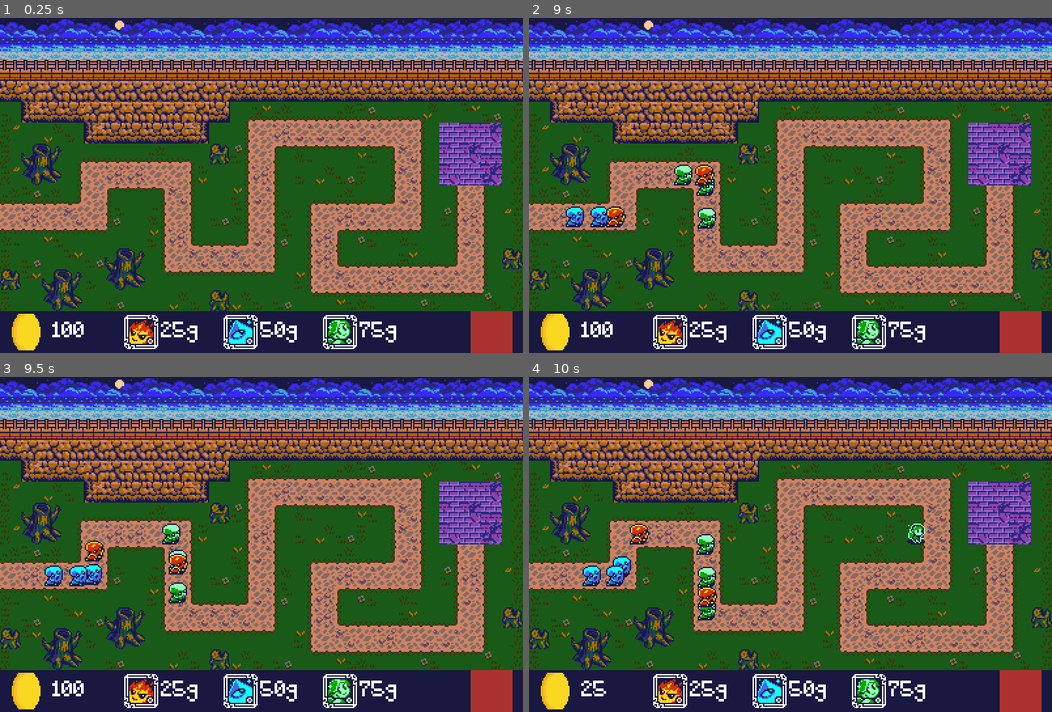
Above: before the commit, frames 1-4 (two rows, left to right).
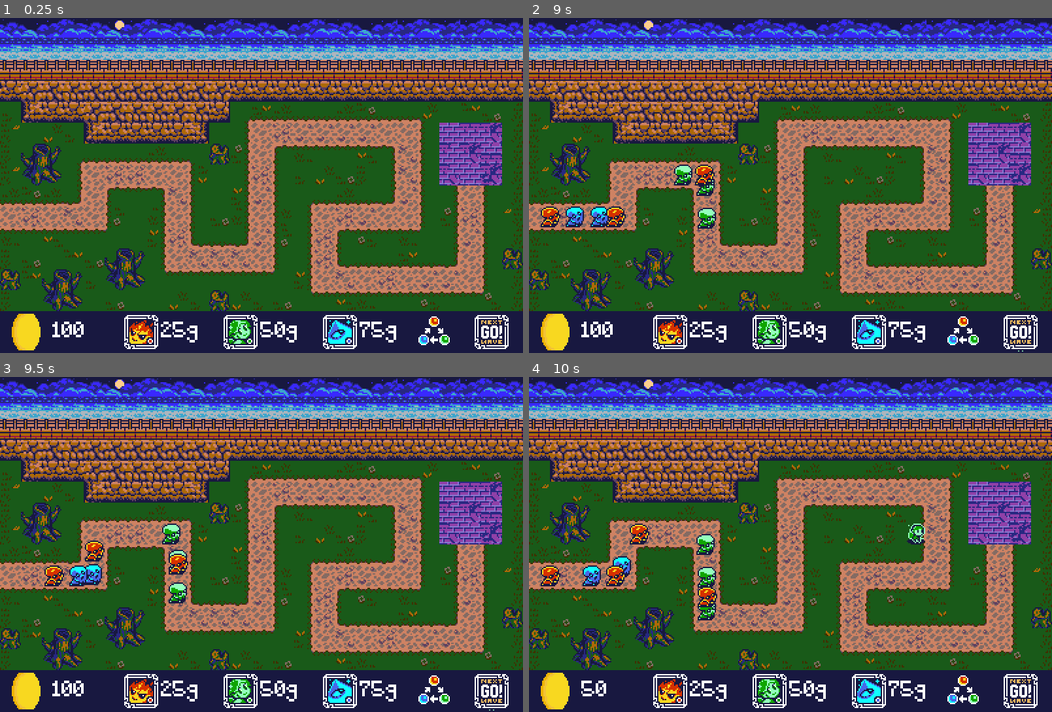
Above: after the commit, the same moments.

Repository: jake6724/tower_defense_jam
Game: Godot game, scene res://scenes/Main.tscn
Two runs of this game, one before a commit and one after it. Both use one fixed random seed, a clock stepped at 60 frames per second and the inputs below.
Inputs (mouse positions are in pixels of both pictures, inside the frame that each line leads up to; where the layout moved, square brackets give the same spot in the first picture):
- Up to frame 1 (0.25 s): no input
- Up to frame 2 (9 s): click (769, 332) [868, 332] at 0.5 s; click (1020, 332) at 1.25 s; click (670, 332) at 2 s; click (868, 332) [769, 332] at 2.75 s; click (670, 332) at 3.5 s; click (868, 332) [769, 332] at 4.25 s; click (769, 332) [868, 332] at 5 s; click (1020, 332) at 5.75 s; click (670, 332) at 6.5 s; click (868, 332) [769, 332] at 7.25 s; click (769, 332) [868, 332] at 8 s; click (1020, 332) at 8.75 s
- Up to frame 3 (9.5 s): no input
- Up to frame 4 (10 s): move the mouse to (905, 527) at 9.52 s; click (905, 527) at 9.6 s

The runs differ from the first frame. In frame 1, 1.7% of the frame differs, in the area x 43-98%, y 87-100%; in frame 2, 1.9%; in frame 3, 1.9%; in frame 4, 2.1%, in the area x 2-98%, y 56-100%.
Error before the commit: Invalid access to property or key 'data' on a base object of type 'Nil'. (res://scripts/enemies/enemy_spawner.gd:35)

Commit message:
Refactor project

Diff:
--- /dev/null
+++ b/data/towers/earth.tres
@@ -0,0 +1,12 @@
+[gd_resource type="Resource" script_class="TowerData" load_steps=2 format=3 uid="uid://dscca5hkneedb"]
+
+[ext_resource type="Script" uid="uid://v7b6nq74b314" path="res://scripts/towers/tower_data.gd" id="1_7skyr"]
+
+[resource]
+script = ExtResource("1_7skyr")
+element = 2
+damage = 50.0
+speed = 0.66
+attack_range = 55.0
+num_targets = 1
+metadata/_custom_type_script = "uid://v7b6nq74b314"
--- /dev/null
+++ b/data/towers/fire.tres
@@ -0,0 +1,12 @@
+[gd_resource type="Resource" script_class="TowerData" load_steps=2 format=3 uid="uid://dmqkrjnii0xbf"]
+
+[ext_resource type="Script" uid="uid://v7b6nq74b314" path="res://scripts/towers/tower_data.gd" id="1_1uxtb"]
+
+[resource]
+script = ExtResource("1_1uxtb")
+element = 0
+damage = 25.0
+speed = 0.33
+attack_range = 55.0
+num_targets = 1
+metadata/_custom_type_script = "uid://v7b6nq74b314"
--- /dev/null
+++ b/data/towers/water.tres
@@ -0,0 +1,12 @@
+[gd_resource type="Resource" script_class="TowerData" load_steps=2 format=3 uid="uid://bplk0h2miw0yo"]
+
+[ext_resource type="Script" uid="uid://v7b6nq74b314" path="res://scripts/towers/tower_data.gd" id="1_fc8g7"]
+
+[resource]
+script = ExtResource("1_fc8g7")
+element = 1
+damage = 9.0
+speed = 0.11
+attack_range = 55.0
+num_targets = 1
+metadata/_custom_type_script = "uid://v7b6nq74b314"
--- /dev/null
+++ b/data/waves/level_1_wave_3.tres
@@ -0,0 +1,8 @@
+[gd_resource type="Resource" script_class="Wave" load_steps=2 format=3 uid="uid://bgg0injkcub8g"]
+
+[ext_resource type="Script" uid="uid://cskry1sw3vqba" path="res://scripts/level/wave.gd" id="1_tkl00"]
+
+[resource]
+script = ExtResource("1_tkl00")
+data = Array[int]([0, 0, 0, 1, 0, 0, 0, 0, 0, 0])
+metadata/_custom_type_script = "uid://cskry1sw3vqba"
--- a/project.godot
+++ b/project.godot
@@ -24,8 +24,10 @@
 
 window/size/viewport_width=400
 window/size/viewport_height=256
+window/size/mode=3
 window/stretch/mode="viewport"
 window/stretch/scale_mode="integer"
+mouse_cursor/custom_image="uid://d0ggh0ipjxkie"
 window/snap/snap_2d_vertices_to_pixel=false
 window/snap/snap_2d_transforms_to_pixel=false
 
--- a/scenes/level/LevelEnvironmentOne.tscn
+++ b/scenes/level/LevelEnvironmentOne.tscn
@@ -7,6 +7,7 @@
 [ext_resource type="Script" uid="uid://cy2dgc1h1mhqd" path="res://scripts/level/waypoint_manager.gd" id="3_grsr5"]
 [ext_resource type="PackedScene" uid="uid://deixtoq82gyis" path="res://scenes/level/Waypoint.tscn" id="4_kqnko"]
 [ext_resource type="Resource" uid="uid://cn1dq2xibety7" path="res://data/waves/level_1_wave_2.tres" id="4_vykbn"]
+[ext_resource type="Resource" uid="uid://bgg0injkcub8g" path="res://data/waves/level_1_wave_3.tres" id="5_vykbn"]
 
 [sub_resource type="TileSetAtlasSource" id="TileSetAtlasSource_ylovj"]
 texture = ExtResource("2_ylovj")
@@ -1039,13 +1040,15 @@
 sources/0 = SubResource("TileSetAtlasSource_ylovj")
 
 [node name="LevelEnvironmentOne" type="Node2D"]
+z_index = -1
 script = ExtResource("1_c2pc5")
-waves = Array[ExtResource("2_dl2pb")]([ExtResource("2_grsr5"), ExtResource("4_vykbn")])
+waves = Array[ExtResource("2_dl2pb")]([ExtResource("2_grsr5"), ExtResource("4_vykbn"), ExtResource("5_vykbn")])
 
 [node name="TileMapLayer" type="TileMapLayer" parent="."]
 texture_filter = 1
 tile_map_data = PackedByteArray("AAAAAAAAAAAHAAAAAAABAAAAAAAIAAAAAAACAAAAAAAJAAAAAAADAAAAAAAKAAAAAAAEAAAAAAAHAAAAAAAFAA …(5568 unchanged characters)…
 tile_set = SubResource("TileSet_grsr5")
+collision_enabled = false
 
 [node name="WaypointManager" type="Node2D" parent="."]
 script = ExtResource("3_grsr5")
--- a/scenes/player/TowerMenu.tscn
+++ b/scenes/player/TowerMenu.tscn
@@ -6,7 +6,8 @@
 [ext_resource type="Texture2D" uid="uid://ducm8wc7gd0vx" path="res://assets/art/sprites/spr_ui_tower_fire.png" id="3_5nani"]
 [ext_resource type="Texture2D" uid="uid://c3lb7onbbfx5u" path="res://assets/art/sprites/spr_ui_tower_ice.png" id="4_jtt2a"]
 [ext_resource type="Texture2D" uid="uid://qaa0yn4cxbck" path="res://assets/art/sprites/spr_ui_tower_earth.png" id="5_f7nwt"]
-[ext_resource type="Texture2D" uid="uid://bvyt6e23jn6pg" path="res://assets/placeholders/go_button_placeholder.png" id="7_l5xp1"]
+[ext_resource type="Texture2D" uid="uid://b8wt5ykepyrjo" path="res://assets/art/sprites/spr_ui_triangle.png" id="7_0avqp"]
+[ext_resource type="Texture2D" uid="uid://bod2y1cmadsde" path="res://assets/art/sprites/spr_ui_wavebutton.png" id="8_0avqp"]
 
 [node name="TowerMenu" type="Control"]
 layout_mode = 3
@@ -15,6 +16,7 @@
 anchor_bottom = 1.0
 grow_horizontal = 2
 grow_vertical = 2
+mouse_filter = 2
 script = ExtResource("1_vis4n")
 metadata/_custom_type_script = "uid://dhbvh3ym8unk4"
 
@@ -75,6 +77,26 @@
 theme_override_fonts/font = ExtResource("2_y6gfl")
 text = "25g"
 
+[node name="Earth" type="HBoxContainer" parent="MarginContainer/HBoxContainer"]
+layout_mode = 2
+size_flags_horizontal = 4
+size_flags_vertical = 8
+mouse_filter = 2
+theme_override_constants/separation = -1
+
+[node name="EarthButton" type="TextureButton" parent="MarginContainer/HBoxContainer/Earth"]
+texture_filter = 1
+layout_mode = 2
+size_flags_horizontal = 4
+size_flags_vertical = 4
+texture_normal = ExtResource("5_f7nwt")
+
+[node name="Label" type="Label" parent="MarginContainer/HBoxContainer/Earth"]
+texture_filter = 1
+layout_mode = 2
+theme_override_fonts/font = ExtResource("2_y6gfl")
+text = "50g"
+
 [node name="Water" type="HBoxContainer" parent="MarginContainer/HBoxContainer"]
 layout_mode = 2
 size_flags_horizontal = 4
@@ -93,30 +115,21 @@
 texture_filter = 1
 layout_mode = 2
 theme_override_fonts/font = ExtResource("2_y6gfl")
-text = "50g"
+text = "75g"
 
-[node name="Earth" type="HBoxContainer" parent="MarginContainer/HBoxContainer"]
+[node name="HBoxContainer2" type="HBoxContainer" parent="MarginContainer"]
 layout_mode = 2
-size_flags_horizontal = 4
-size_flags_vertical = 8
+size_flags_horizontal = 8
 mouse_filter = 2
-theme_override_constants/separation = -1
+theme_override_constants/separation = 12
 
-[node name="EarthButton" type="TextureButton" parent="MarginContainer/HBoxContainer/Earth"]
+[node name="ElementGuide" type="TextureRect" parent="MarginContainer/HBoxContainer2"]
 texture_filter = 1
 layout_mode = 2
-size_flags_horizontal = 4
-size_flags_vertical = 4
-texture_normal = ExtResource("5_f7nwt")
+texture = ExtResource("7_0avqp")
 
-[node name="Label" type="Label" parent="MarginContainer/HBoxContainer/Earth"]
-texture_filter = 1
-layout_mode = 2
-theme_override_fonts/font = ExtResource("2_y6gfl")
-text = "75g"
-
-[node name="WaveButton" type="TextureButton" parent="MarginContainer"]
+[node name="WaveButton" type="TextureButton" parent="MarginContainer/HBoxContainer2"]
 texture_filter = 1
 layout_mode = 2
 size_flags_horizontal = 8
-texture_normal = ExtResource("7_l5xp1")
+texture_normal = ExtResource("8_0avqp")
--- a/scenes/towers/EarthTower.tscn
+++ b/scenes/towers/EarthTower.tscn
@@ -1,7 +1,10 @@
-[gd_scene load_steps=7 format=3 uid="uid://fbdpqm6a86de"]
+[gd_scene load_steps=9 format=3 uid="uid://fbdpqm6a86de"]
 
-[ext_resource type="Script" uid="uid://2cbqjtg2g3gj" path="res://scripts/towers/earth_tower.gd" id="1_kuede"]
+[ext_resource type="Script" uid="uid://1v42jjyvr5ed" path="res://scripts/towers/tower.gd" id="1_nus1c"]
 [ext_resource type="Texture2D" uid="uid://dh30ocxr6uk5n" path="res://assets/art/sprites/spr_tower_earth_idle.png" id="2_nus1c"]
+[ext_resource type="Resource" uid="uid://dscca5hkneedb" path="res://data/towers/earth.tres" id="2_tncdu"]
+
+[sub_resource type="CircleShape2D" id="CircleShape2D_xdyxa"]
 
 [sub_resource type="CircleShape2D" id="CircleShape2D_tncdu"]
 radius = 10.4403
@@ -117,8 +120,16 @@
 }
 
 [node name="EarthTower" type="Node2D"]
-script = ExtResource("1_kuede")
-metadata/_custom_type_script = "uid://2cbqjtg2g3gj"
+script = ExtResource("1_nus1c")
+tower_data = ExtResource("2_tncdu")
+metadata/_custom_type_script = "uid://1v42jjyvr5ed"
+
+[node name="TransformArea" type="Area2D" parent="."]
+unique_name_in_owner = true
+
+[node name="CollisionShape2D" type="CollisionShape2D" parent="TransformArea"]
+position = Vector2(8, 8)
+shape = SubResource("CircleShape2D_xdyxa")
 
 [node name="Sprite2D" type="Sprite2D" parent="."]
 texture_filter = 1
--- a/scenes/towers/FireTower.tscn
+++ b/scenes/towers/FireTower.tscn
@@ -1,7 +1,10 @@
-[gd_scene load_steps=7 format=3 uid="uid://mfpy8qxjx58x"]
+[gd_scene load_steps=9 format=3 uid="uid://mfpy8qxjx58x"]
 
-[ext_resource type="Script" uid="uid://bovy1ah2pivrm" path="res://scripts/towers/fire_tower.gd" id="1_8vcdi"]
+[ext_resource type="Script" uid="uid://1v42jjyvr5ed" path="res://scripts/towers/tower.gd" id="1_53w0b"]
+[ext_resource type="Resource" uid="uid://dmqkrjnii0xbf" path="res://data/towers/fire.tres" id="2_53w0b"]
 [ext_resource type="Texture2D" uid="uid://c3em678h7o11n" path="res://assets/art/sprites/spr_tower_fire_idle.png" id="2_bfb4r"]
+
+[sub_resource type="CircleShape2D" id="CircleShape2D_bfb4r"]
 
 [sub_resource type="CircleShape2D" id="CircleShape2D_53w0b"]
 radius = 10.4403
@@ -118,8 +121,16 @@
 
 [node name="FireTower" type="Node2D"]
 z_index = 1
-script = ExtResource("1_8vcdi")
-metadata/_custom_type_script = "uid://bovy1ah2pivrm"
+script = ExtResource("1_53w0b")
+tower_data = ExtResource("2_53w0b")
+metadata/_custom_type_script = "uid://1v42jjyvr5ed"
+
+[node name="TransformArea" type="Area2D" parent="."]
+unique_name_in_owner = true
+
+[node name="CollisionShape2D" type="CollisionShape2D" parent="TransformArea"]
+position = Vector2(8, 8)
+shape = SubResource("CircleShape2D_bfb4r")
 
 [node name="Sprite2D" type="Sprite2D" parent="."]
 texture_filter = 1
@@ -129,11 +140,13 @@
 hframes = 4
 
 [node name="Area2D" type="Area2D" parent="."]
+input_pickable = false
 
 [node name="CollisionShape2D" type="CollisionShape2D" parent="Area2D"]
 position = Vector2(8, 8)
 scale = Vector2(1, 1.04698)
 shape = SubResource("CircleShape2D_53w0b")
+debug_color = Color(0.974735, 0, 0.424605, 0.42)
 
 [node name="AnimationPlayer" type="AnimationPlayer" parent="."]
 libraries = {
--- a/scenes/towers/WaterTower.tscn
+++ b/scenes/towers/WaterTower.tscn
@@ -1,10 +1,10 @@
-[gd_scene load_steps=7 format=3 uid="uid://d1tpevjl5vidt"]
+[gd_scene load_steps=9 format=3 uid="uid://d1tpevjl5vidt"]
 
-[ext_resource type="Script" uid="uid://bs1crrmnj0jcg" path="res://scripts/towers/water_tower.gd" id="1_vodop"]
+[ext_resource type="Script" uid="uid://1v42jjyvr5ed" path="res://scripts/towers/tower.gd" id="1_i5ies"]
+[ext_resource type="Resource" uid="uid://bplk0h2miw0yo" path="res://data/towers/water.tres" id="2_5t26u"]
 [ext_resource type="Texture2D" uid="uid://bl0s2x653xn2u" path="res://assets/art/sprites/spr_tower_water_idle.png" id="2_i5ies"]
 
 [sub_resource type="CircleShape2D" id="CircleShape2D_5t26u"]
-radius = 10.4403
 
 [sub_resource type="Animation" id="Animation_5t26u"]
 length = 0.001
@@ -92,9 +92,20 @@
 &"idle": SubResource("Animation_i5ies")
 }
 
+[sub_resource type="CircleShape2D" id="CircleShape2D_i5ies"]
+radius = 10.0499
+
 [node name="WaterTower" type="Node2D"]
-script = ExtResource("1_vodop")
-metadata/_custom_type_script = "uid://bs1crrmnj0jcg"
+script = ExtResource("1_i5ies")
+tower_data = ExtResource("2_5t26u")
+metadata/_custom_type_script = "uid://1v42jjyvr5ed"
+
+[node name="TransformArea" type="Area2D" parent="."]
+unique_name_in_owner = true
+
+[node name="CollisionShape2D" type="CollisionShape2D" parent="TransformArea"]
+position = Vector2(8, 8)
+shape = SubResource("CircleShape2D_5t26u")
 
 [node name="Sprite2D" type="Sprite2D" parent="."]
 texture_filter = 1
@@ -103,14 +114,13 @@
 centered = false
 hframes = 4
 
-[node name="Area2D" type="Area2D" parent="."]
-
-[node name="CollisionShape2D" type="CollisionShape2D" parent="Area2D"]
-position = Vector2(8, 8)
-scale = Vector2(1, 1.04698)
-shape = SubResource("CircleShape2D_5t26u")
-
 [node name="AnimationPlayer" type="AnimationPlayer" parent="."]
 libraries = {
 &"": SubResource("AnimationLibrary_5t26u")
 }
+
+[node name="SelectArea2D" type="Area2D" parent="."]
+
+[node name="CollisionShape2D" type="CollisionShape2D" parent="SelectArea2D"]
+position = Vector2(8, 8)
+shape = SubResource("CircleShape2D_i5ies")
--- a/scripts/enemies/enemy_spawner.gd
+++ b/scripts/enemies/enemy_spawner.gd
@@ -30,8 +30,6 @@
 	can_spawn_enemy = true
 
 func _physics_process(_delta):
-	print("aclling pp")
-	print("can_spawn_enemy: ", can_spawn_enemy)
 	if can_spawn_enemy and active_wave.data.size() > 0:
 		spawn_enemy(active_wave.data.pop_front())
 
--- a/scripts/game_manager.gd
+++ b/scripts/game_manager.gd
@@ -16,7 +16,6 @@
 func _ready():
 	active_level = levels[0].instantiate()
 	add_child(active_level)
-	print(active_level)
 	active_path = convert_path_to_world((active_level.waypoint_manager.get_waypoint_path()))
 	active_spawn_location = (active_path[0])
 
--- a/scripts/level/waypoint_manager.gd
+++ b/scripts/level/waypoint_manager.gd
@@ -10,5 +10,4 @@
 	for child in get_children():
 		waypoint_path.append(GameManager.world_to_grid(child.position)) # Does world to grid because that is the original implementation for manually entered paths
 
-	print("waypoint path: ", waypoint_path)
 	return waypoint_path
--- a/scripts/player/player_controller.gd
+++ b/scripts/player/player_controller.gd
@@ -22,8 +22,8 @@
 
 var prices: Dictionary[String, int] = {
 	"fire": 25,
-	"water": 50,
-	"earth": 75,
+	"water": 75,
+	"earth": 50,
 }
 
 var click_enabled: bool = true
@@ -72,7 +72,7 @@
 			print("Invalid position or space is occupied")
 			return false
 	else:
-		print("No tower type selected")
+		# print("No tower type selected")
 		return false
 
 func _process(_delta):
@@ -83,12 +83,11 @@
 	# Check player can afford tower
 	if gold >= prices[tower_name]:
 		selected_tower_name = tower_name
-		print(selected_tower_name)
 
 		# Indicator
 		indicator_sprite.texture = textures[tower_name]
 		indicator_sprite.show()
-		print(selected_tower_name)
+
 	else:
 		print("Not enough gold")
 
--- a/scripts/towers/earth_tower.gd
+++ /dev/null
@@ -1,8 +0,0 @@
-class_name EarthTower
-extends Tower
-
-func set_stats() -> void:
-	damage = 50
-	speed = .66 # Fire rate; time between shots in seconds
-	num_targets = 1 # How many enemies shot per shot max
-	element = GameManager.Element.EARTH
--- a/scripts/towers/fire_tower.gd
+++ /dev/null
@@ -1,8 +0,0 @@
-class_name FireTower
-extends Tower
-
-func set_stats() -> void:
-	damage = 25
-	speed = .33 # Fire rate; time between shots in seconds
-	num_targets = 1 # How many enemies shot per shot max
-	element = GameManager.Element.FIRE
--- a/scripts/towers/tower.gd
+++ b/scripts/towers/tower.gd
@@ -1,15 +1,20 @@
 class_name Tower
 extends Node2D
+
+@export var tower_data: TowerData
 
 # Child references
 @onready var sprite: Sprite2D = $Sprite2D
 @onready var area: Area2D = $Area2D
+@onready var transform_area: Area2D = %TransformArea
 @onready var collider: CollisionShape2D = $Area2D/CollisionShape2D
 @onready var ap: AnimationPlayer = $AnimationPlayer
 
 var active_targets: Array[Enemy] = []
 var inactive_targets: Array[Enemy] = []
 var attack_timer: Timer = Timer.new()
+var transform_timer: Timer = Timer.new()
+var can_transform: bool = false
 
 # Tower stats
 var damage: float
@@ -20,25 +25,37 @@
 
 var can_attack: bool = true
 
-func set_stats() -> void: # Used by child classes
-	pass
-
 func _ready():
-	set_stats()
+	element = tower_data.element
+	damage = tower_data.damage
+	speed = tower_data.speed
+	attack_range = tower_data.attack_range
+	num_targets = tower_data.num_targets
 
 	# Configure Area2D
 	area.area_entered.connect(on_area_entered)
 	area.area_exited.connect(on_area_exited)
 
+	# Configure Transforming
+	print(transform_area)
+	transform_area.input_event.connect(on_transform_area_pressed)
+
 	# Configure CollisionShape2D
 	var shape: CircleShape2D = collider.shape
 	shape.radius = attack_range
 
-	# Configure Timer
+	# Configure Timers
 	attack_timer.timeout.connect(on_attack_timer_timeout)
 	add_child(attack_timer)
 
+	transform_timer.timeout.connect(on_transform_timer_timeout)
+	transform_timer.one_shot = true
+	add_child(transform_timer)
+	transform_timer.start(.5) # time until you can transform a tower (so it doesn't when you click to spawn it)
+
 func _physics_process(_delta):
+	print(can_transform)
+
 	if can_attack:
 		attack()
 		# Restart attack timer
@@ -68,6 +85,12 @@
 		elif intruder in inactive_targets:
 			inactive_targets.remove_at(inactive_targets.find(intruder))
 
+func on_transform_area_pressed(_viewport, _event, _shape_idx) -> void:
+	if can_transform:
+		if Input.is_action_just_pressed("left_click"):
+			can_transform = false
+			print("Transform button pressed!")
+
 func update_active_targets() -> void:
 	# Move as many inactive targets to active as possible/allowed
 	while active_targets.size() < num_targets and inactive_targets.size() > 0:
@@ -75,3 +98,7 @@
 
 func on_attack_timer_timeout() -> void:
 	can_attack = true
+
+func on_transform_timer_timeout() -> void:
+	print("TIMER TIMEOUT")
+	can_transform = true
--- /dev/null
+++ b/scripts/towers/tower_data.gd
@@ -0,0 +1,8 @@
+class_name TowerData
+extends Resource
+
+@export var element: GameManager.Element
+@export var damage: float
+@export var speed: float
+@export var attack_range: float
+@export var num_targets: int
--- a/scripts/towers/tower_menu.gd
+++ b/scripts/towers/tower_menu.gd
@@ -6,7 +6,7 @@
 @onready var water_button: TextureButton = $MarginContainer/HBoxContainer/Water/WaterButton
 @onready var earth_button: TextureButton = $MarginContainer/HBoxContainer/Earth/EarthButton
 @onready var gold: Label = $MarginContainer/Gold/Gold
-@onready var wave_button: TextureButton = $MarginContainer/WaveButton
+@onready var wave_button: TextureButton = $MarginContainer/HBoxContainer2/WaveButton
 
 # Signals
 signal tower_selected
--- a/scripts/towers/water_tower.gd
+++ /dev/null
@@ -1,8 +0,0 @@
-class_name WaterTower
-extends Tower
-
-func set_stats() -> void:
-	damage = 9
-	speed = .11 # Fire rate; time between shots in seconds
-	num_targets = 1 # How many enemies shot per shot max
-	element = GameManager.Element.WATER
Not shown: 1 places in scenes/level/LevelEnvironmentOne.tscn that only renumber resources
Not shown: 1 places in scenes/player/TowerMenu.tscn that only renumber resources
Not shown, added: scripts/towers/tower_data.gd.uid
